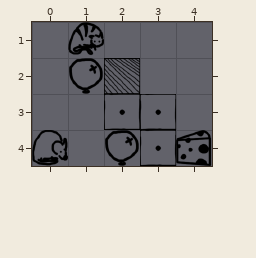
Tiled map, stored at LudumDare24.Content/Levels/Level8.tmx. The first picture shows the starting point.
Cells are 100x100 px. Shown: x 0..4, y 1..4.
After the commit:
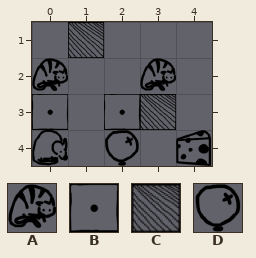
Key: from "Doodads": A 1 "Cat", B 3 "Crate", C 4 "Peg", D 5 "Balloon".
_ is an empty cell.
See-through tiles are keyed as they look on the map.
The exact change:
Layer "Main":
There is now tile A in row 2 at x 0 and 3.
There is now tile B in row 3 at x 0.
The edit turns tile A into tile C in row 1 at x 1.
The edit turns tile B into tile C in row 3 at x 3.
The author cleared tile B in row 4 at x 3.
The author cleared tile C in row 2 at x 2.
The author cleared tile D in row 2 at x 1.
Where, in picture pixels (left, top, right, bottom), the same in both pictures:
changed: (32, 22, 176, 166)
